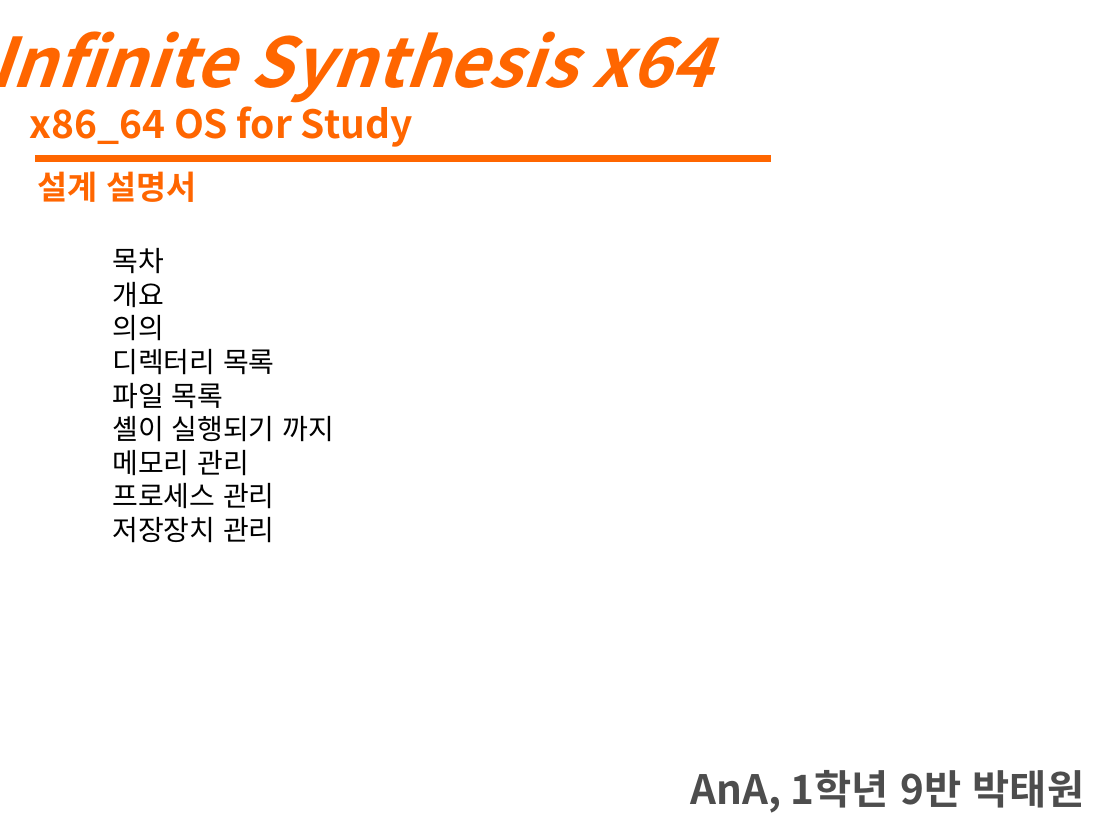
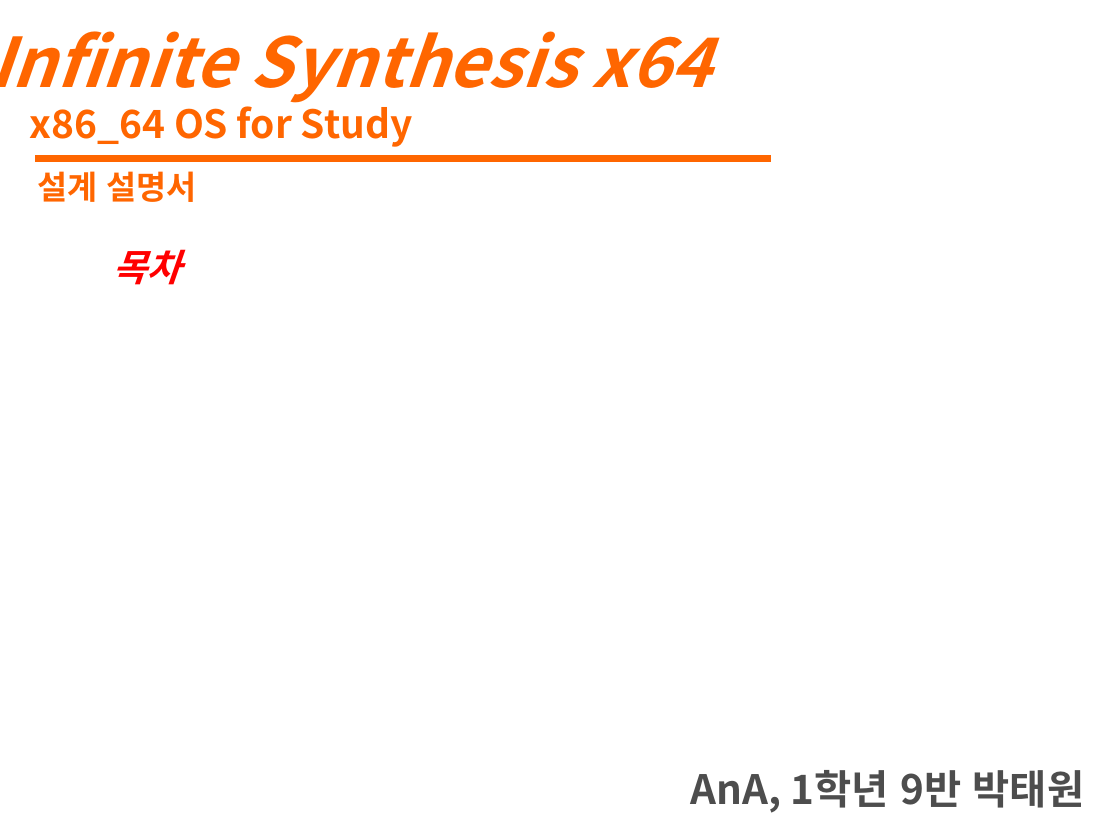
Before and after one commit to producer82/Infinite-Synthesis-x64, a slide deck: slide 1 of 0dev/Infinite Synthesis x64 설계.pptx. Drawn at 1120x840 pixels with LibreOffice and Linux fonts; fonts in the diff are those of the drawing. Boxes give left, top, right and bottom in pixels: in the first picture for what was removed or moved away, otherwise in the second. Text is boxed around its words. In the diff, an @@ line names an element or a change of style, - is before the commit and + after.

```diff
--- a/0dev/Infinite Synthesis x64 설계.pptx
+++ b/0dev/Infinite Synthesis x64 설계.pptx
@@ text "목차" at <box>112,249,181,285</box>: size 18 to 24 pt, text colour #000000 to #FF0000, bold on, italic on @@
@@ text at <box>112,282,335,543</box>: paragraphs removed @@
-개요
-의의
-디렉터리 목록
-파일 목록
-셸이 실행되기 까지
-메모리 관리
-프로세스 관리
-저장장치 관리
```
Also in this commit, not shown: 1 other file.
